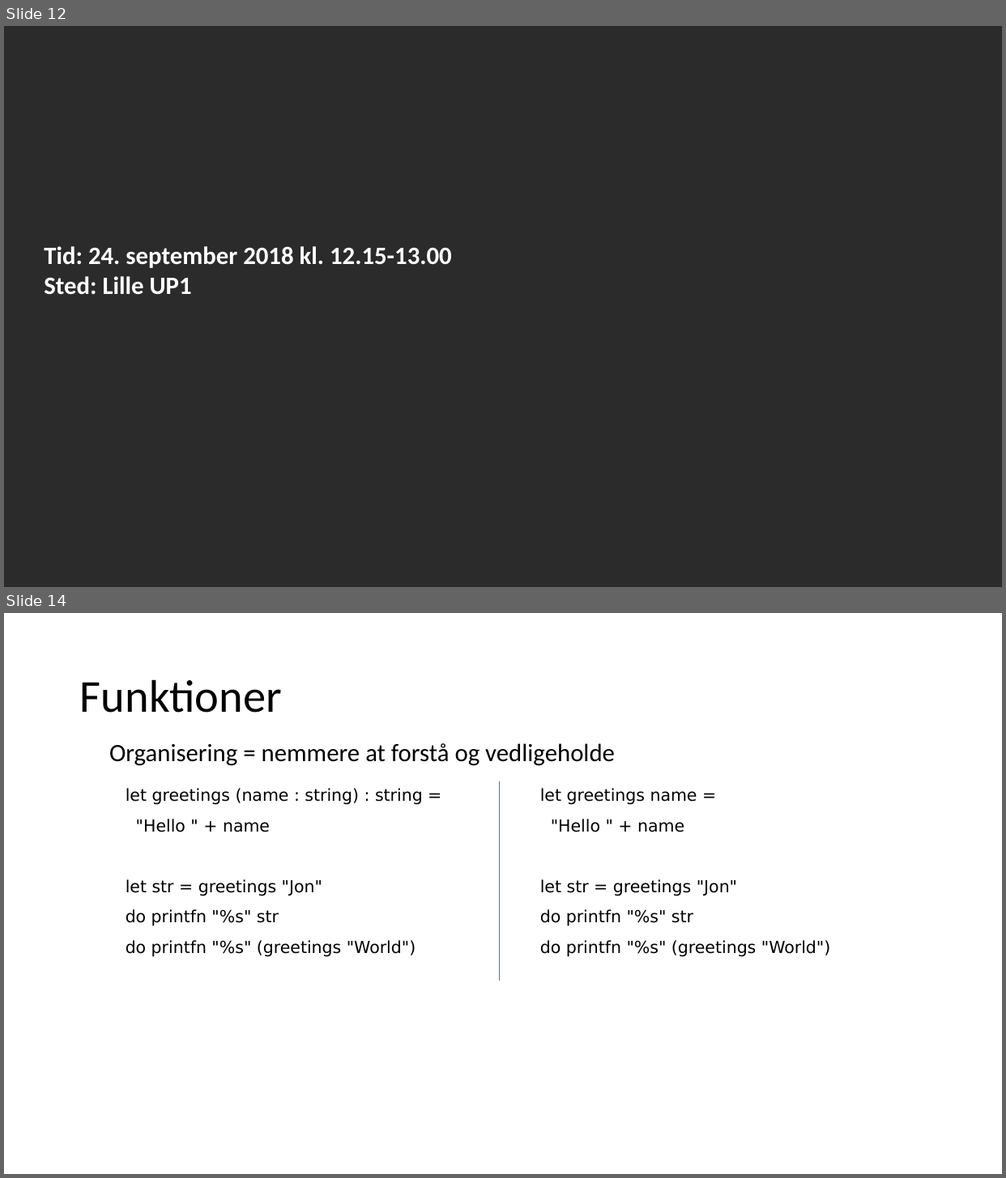
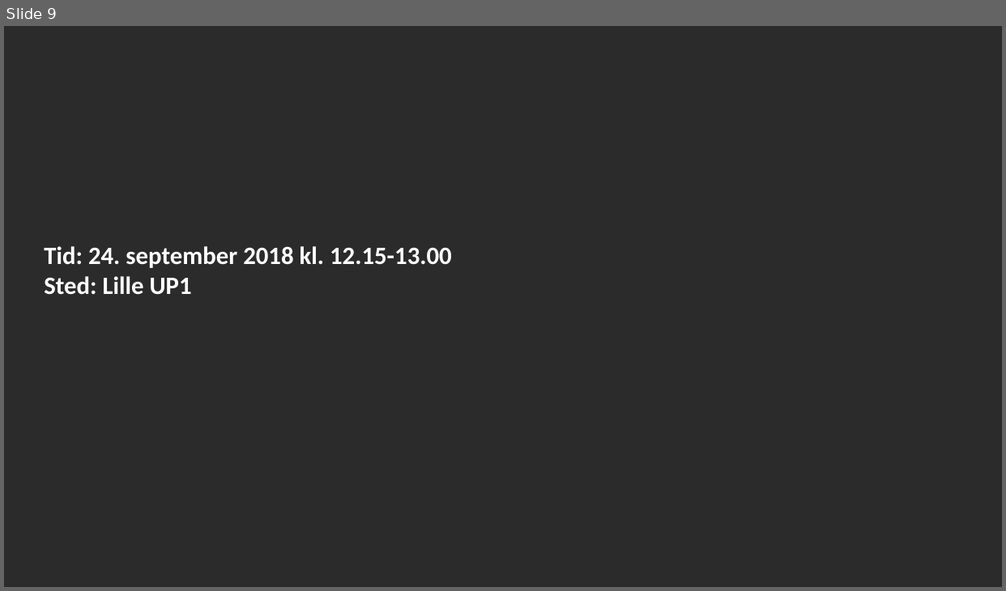
Before and after one commit to fisterloegsovs/pop22, a slide deck: lectures/3.3ConditionalsTuplesNFunctions/lecture.pptx. Shown one above the other, each under a label of ours: slides 12 and 14 before the commit, slide 9 after it; the slides between them are not shown. The pictures are 1006x1178 and 1006x591 pixels, drawn with LibreOffice and Linux fonts; fonts in the diff are those of the drawing; background and template pictures are left out; a plain dark background stands for a picture behind light text. Boxes give left, top, right and bottom in pixels: in the first picture for what was removed or moved away, otherwise in the second. Text is boxed around its words. In the diff, an @@ line names an element or a change of style, - is before the commit and + after.

```diff
--- a/lectures/3.3ConditionalsTuplesNFunctions/lecture.pptx
+++ b/lectures/3.3ConditionalsTuplesNFunctions/lecture.pptx
@@ slide 14 removed at bbox=[4, 613, 1002, 1174], background #FFFFFF @@
@@ title removed at bbox=[80, 679, 282, 713] @@
-Funktioner
@@ text removed at bbox=[109, 743, 615, 766] @@
-Organisering = nemmere at forstå og vedligeholde
@@ line removed from (500, 781) to (500, 981) @@
@@ text removed at bbox=[126, 788, 423, 957] @@
-let greetings (name : string) : string =
-"Hello " + name
-let str = greetings "Jon"
-do printfn "%s" str
-do printfn "%s" (greetings "World")
@@ text removed at bbox=[540, 788, 830, 957] @@
-let greetings name =
-"Hello " + name
-let str = greetings "Jon"
-do printfn "%s" str
-do printfn "%s" (greetings "World")
@@ what was slide 12 is now slide 9 @@
```
Also in this commit, not shown: 2 slides changed, 1 slide added, 11 other slides removed, 3 other files.
